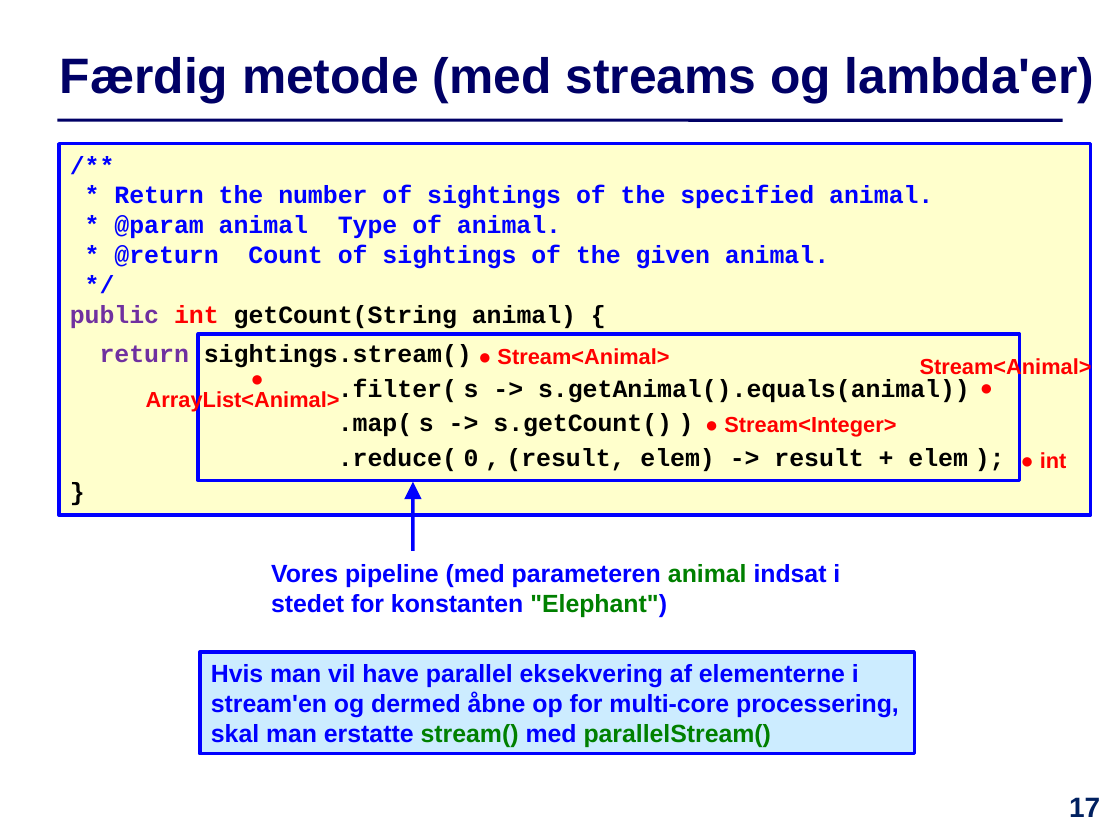
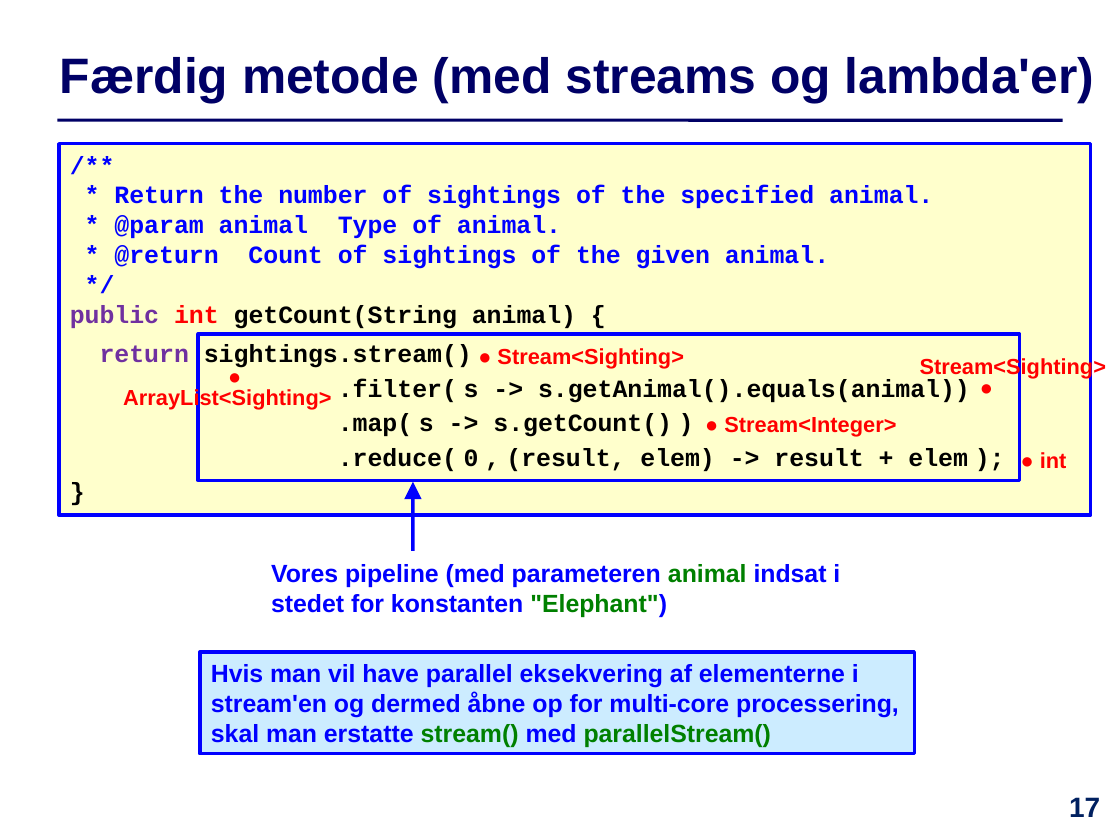
Before and after one commit to IntProgAU/Materiale, a slide deck: slide 17 of web/e21/uge_5b/Slides-Uge5-Torsdag.pptx. Drawn at 1120x840 pixels with LibreOffice and Linux fonts; fonts in the diff are those of the drawing. Boxes give left, top, right and bottom in pixels: in the first picture for what was removed or moved away, otherwise in the second. Text is boxed around its words. In the diff, an @@ line names an element or a change of style, - is before the commit and + after.

```diff
--- a/web/e21/uge_5b/Slides-Uge5-Torsdag.pptx
+++ b/web/e21/uge_5b/Slides-Uge5-Torsdag.pptx
@@ text at (497,348,684,369): text changed @@
-● Stream<Animal>
+● Stream<Sighting>
@@ text at (920,357,1106,379): text changed @@
-Stream<Animal>
-●
+Stream<Sighting>
+●
@@ text at (123,387,331,409): text changed @@
-●
-ArrayList<Animal>
+●
+ArrayList<Sighting>
```
Also in this commit, not shown: 1 other file.
